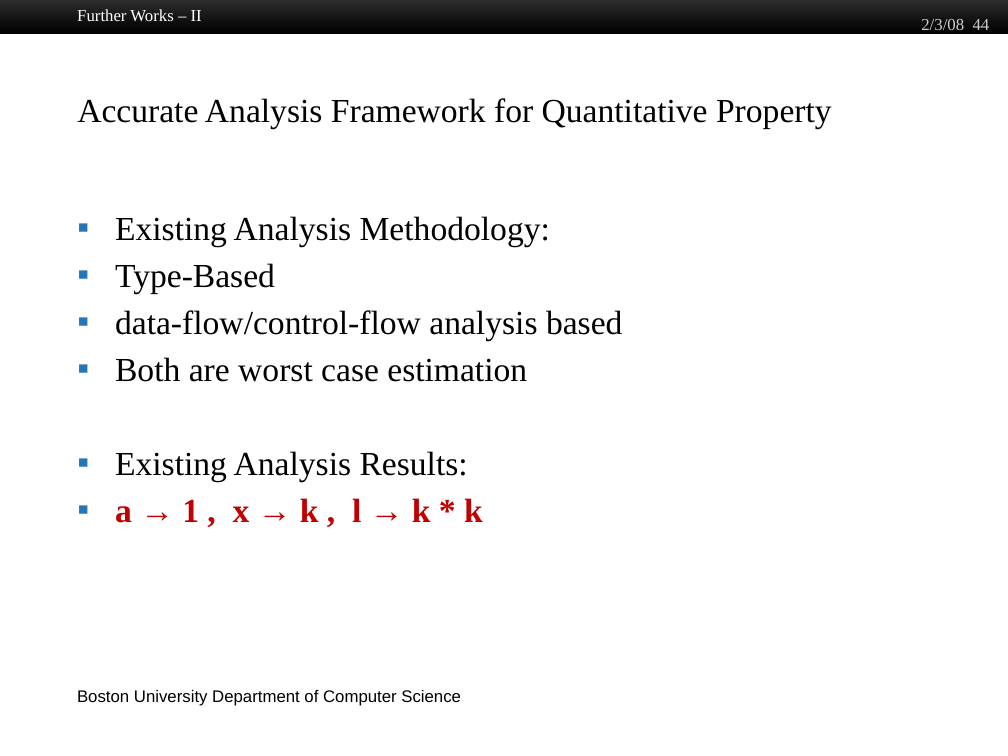
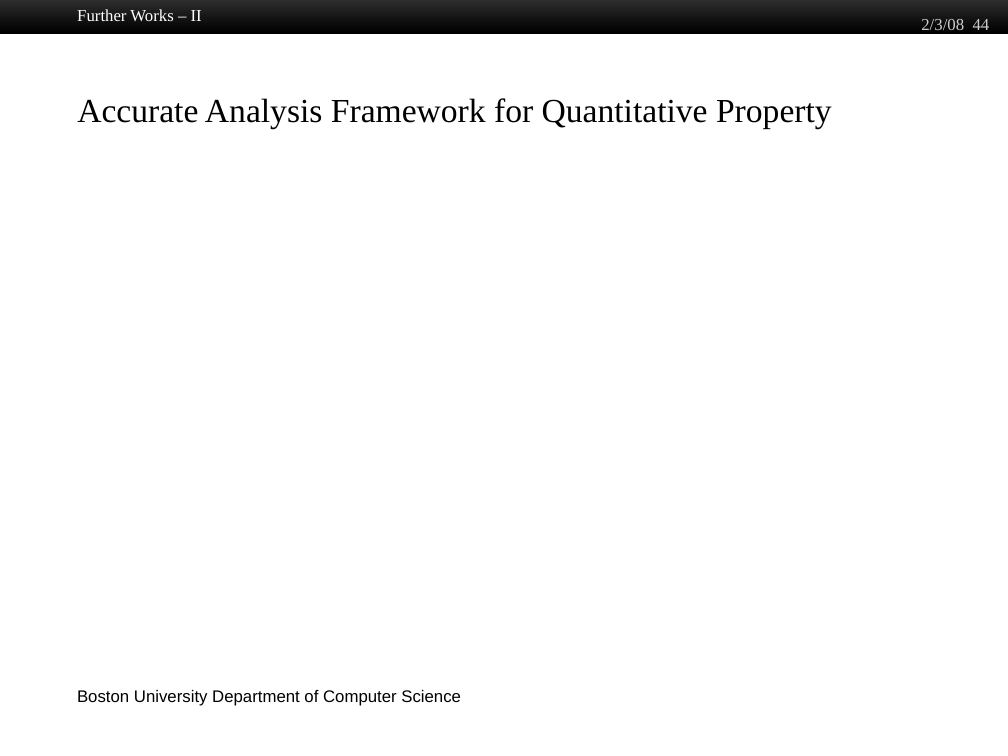
Before and after one commit to jiawenliu/PhD, a slide deck: slide 44 of CS/Prospectus/Slides/Jiawen Liu.pptx. Drawn at 1008x756 pixels with LibreOffice and Linux fonts; fonts in the diff are those of the drawing; grey boxes stand for pictures; background and template pictures are left out. Boxes give left, top, right and bottom in pixels: in the first picture for what was removed or moved away, otherwise in the second. Text is boxed around its words. In the diff, an @@ line names an element or a change of style, - is before the commit and + after.

```diff
--- a/CS/Prospectus/Slides/Jiawen Liu.pptx
+++ b/CS/Prospectus/Slides/Jiawen Liu.pptx
@@ text removed at (115, 216, 622, 523) @@
-▪ Existing Analysis Methodology:
-▪ Type-Based
-▪ data-flow/control-flow analysis based
-▪ Both are worst case estimation
-▪ Existing Analysis Results:
-▪ a → 1 , x → k , l → k * k
```
Also in this commit, not shown: 12 other slides changed, 19 other files.
